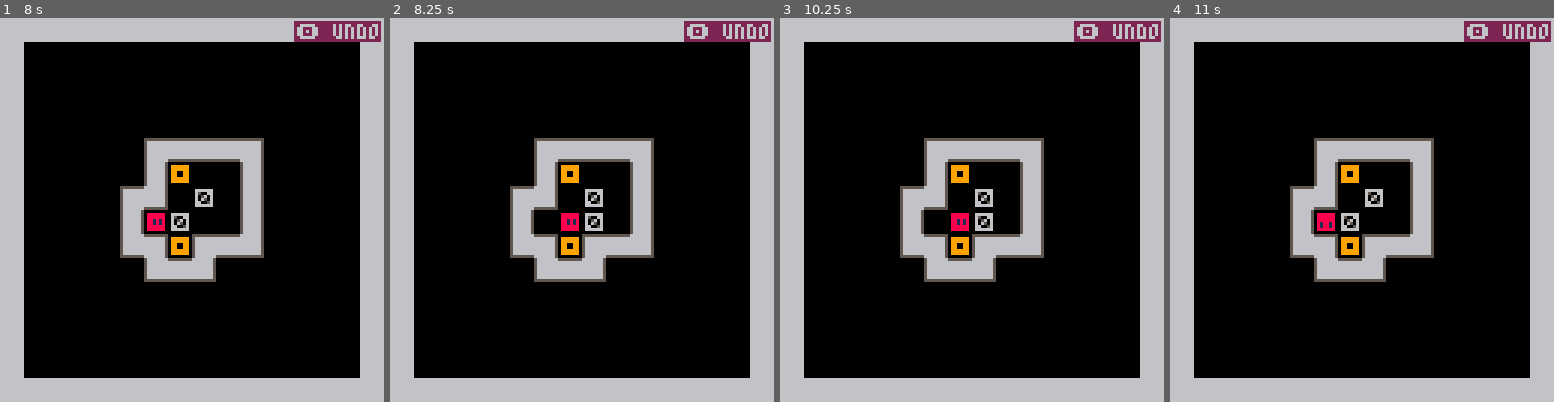
Above: before the commit, frames 1-4 (left to right).
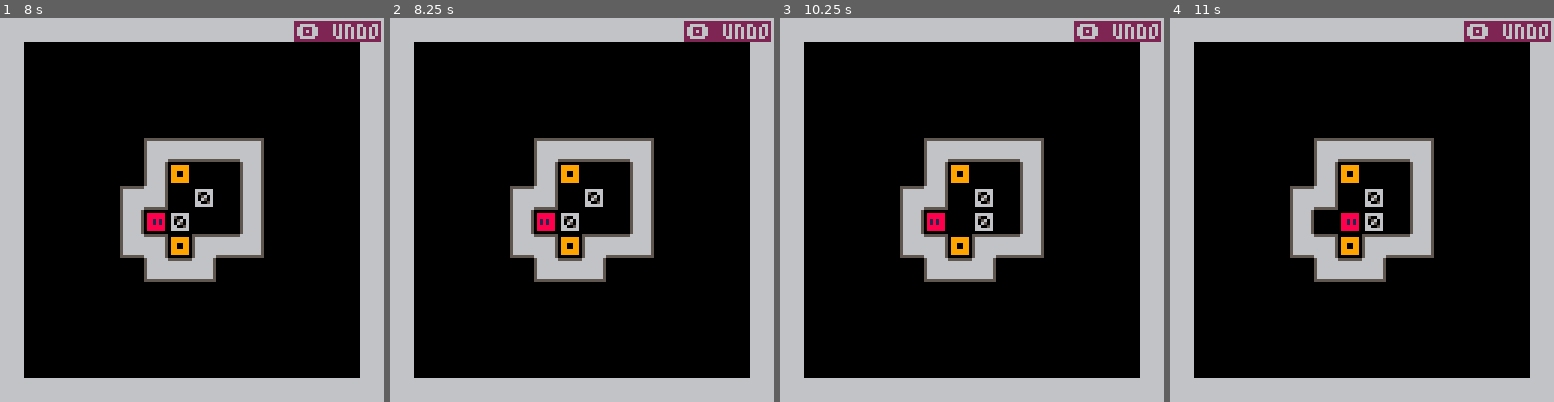
Above: after the commit, the same moments.

Repository: yuxiaomao/pico8-soko
Game: PICO-8 cartridge soko.p8
The game is run twice, just before and just after one commit, with the same random seed, the same clock (stepped at 60 frames per second) and the same inputs.
Inputs:
- Up to frame 1 (8 s): tap X (X key) at 0.33, 1.07, 1.85, 2.97, 4.08, 5.2, 6.32, 7.43 s; tap O (Z key) at 0.7, 1.7, 2.1, 2.5, 2.9, 3.3, 3.7, 4.1, 4.5, 4.9, 5.3, 5.7, 6.1, 6.5, 6.9, 7.3, 7.7 s; hold Right 1.6-2.1 s; hold Up 2.15-2.42 s; hold Right 2.47-3.03 s; hold Left 3.08-3.58 s; hold Down 3.63-3.97 s; hold Right 4.02-4.68 s; hold Up 4.73-5.03 s; hold Left 5.08-5.68 s; hold Down 5.73-6.03 s; hold Right 6.08-6.58 s; hold Right 6.63-7.13 s; hold Up 7.18-7.45 s; hold Right from 7.5 s (still down)
- Up to frame 2 (8.25 s): release Right at 8.07 s; tap O (Z key) at 8.1 s; hold Left from 8.12 s (still down)
- Up to frame 3 (10.25 s): tap O (Z key) every 0.4 s from 8.5 to 10.1 s; tap X (X key) at 8.55, 9.67 s; release Left at 8.62 s; hold Down 8.67-9 s; hold Right 9.05-9.72 s; hold Up 9.77-10.07 s; hold Left from 10.12 s (still down)
- Up to frame 4 (11 s): tap O (Z key) at 10.5, 10.9 s; release Left at 10.72 s; hold Down from 10.77 s (still down); tap X (X key) at 10.78 s

Frame 1 is identical in both runs. In frame 2, 0.6% of the frame differs, in the area x 38-56%, y 50-56%; in frame 3, 0.4%; in frame 4, 0.6%.

Commit message:
Gameplay: allow undo on level clear

Diff:
--- a/soko.p8
+++ b/soko.p8
@@ -121,14 +121,16 @@
 end
 
 function _updatelevel()
+  -- allow undo even if win
+  if (btnp(4)) then
+    _updatelevelundo()
+    clv.updated=1
+    clv.win=0
+  end
   if (clv.win != 1) then
     if (btnp(0) or btnp(1)
         or btnp(2) or btnp(3)) then
       _updatelevelmove()
-      clv.updated=1
-    end
-    if (btnp(4)) then
-      _updatelevelundo()
       clv.updated=1
     end
   end
Not shown, changed: README.md
Not shown, changed: docs/soko.js
